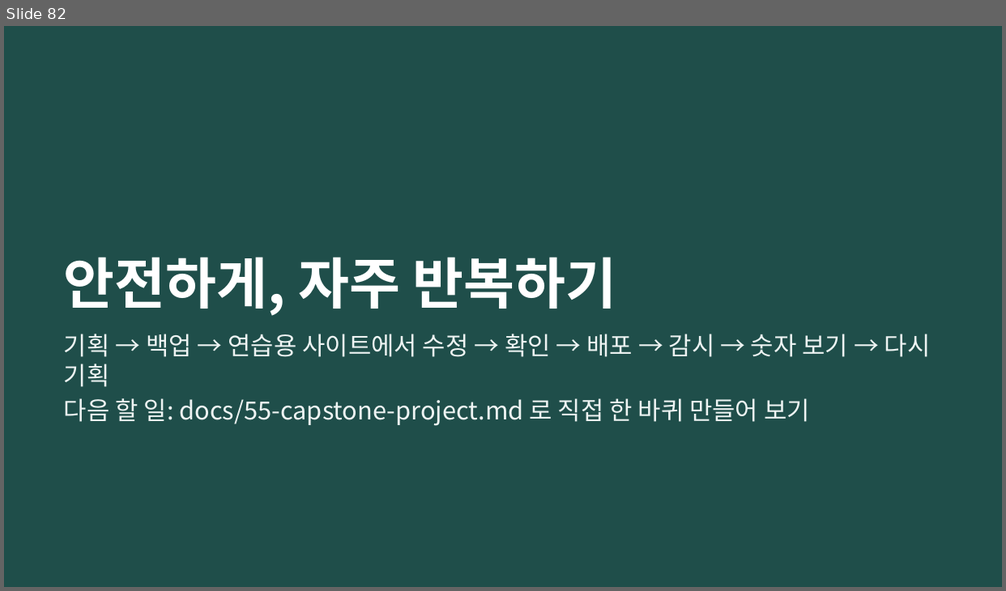
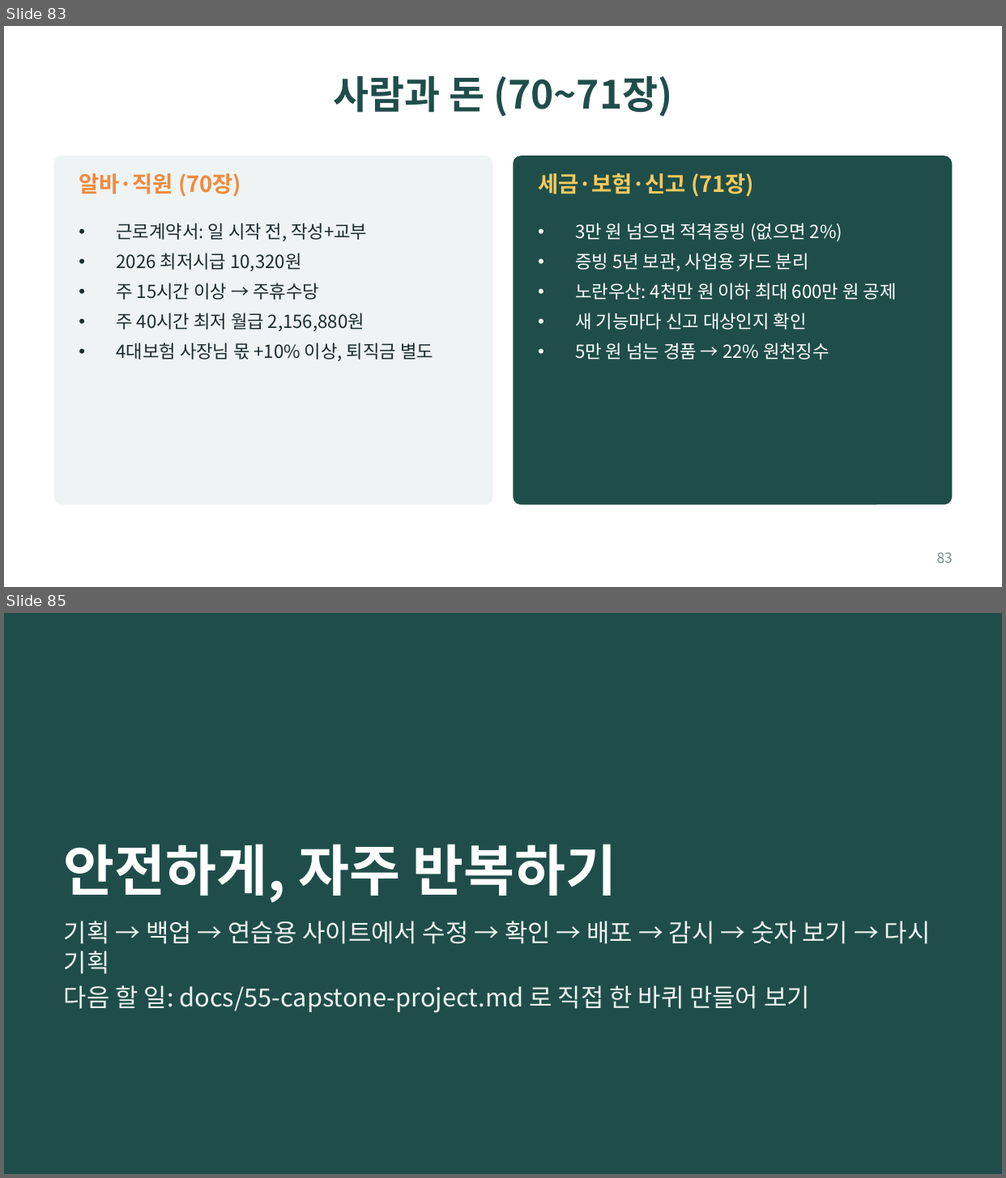
Before and after one commit to bincodin-ko/stanford-study, a slide deck: slides/internet-business-101.pptx. Shown one above the other, each under a label of ours: slide 82 before the commit, slides 83 and 85 after it; the slides between them are not shown. The pictures are 1006x591 and 1006x1178 pixels, drawn with LibreOffice and Linux fonts; fonts in the diff are those of the drawing. Boxes give left, top, right and bottom in pixels: in the first picture for what was removed or moved away, otherwise in the second. Text is boxed around its words. In the diff, an @@ line names an element or a change of style, - is before the commit and + after.

```diff
--- a/slides/internet-business-101.pptx
+++ b/slides/internet-business-101.pptx
@@ slide 83 added at [4,26,1002,587], background #FFFFFF @@
@@ title added at [333,76,672,117], 28 pt, text #1F4E4A, bold @@
+사람과 돈 (70~71장)
@@ rounded rectangle added at [54,156,493,505], fill #EEF4F3 @@
@@ rounded rectangle added at [513,156,952,505], fill #1F4E4A @@
@@ text added at [79,173,241,197], 16 pt, text #F08A3E, bold @@
+알바·직원 (70장)
@@ text added at [538,173,754,197], 16 pt, text #F4C95D, bold @@
+세금·보험·신고 (71장)
@@ text added at [117,223,433,361], 13 pt, text #1B2B2E @@
+• 근로계약서: 일 시작 전, 작성+교부
+• 2026 최저시급 10,320원
+• 주 15시간 이상 → 주휴수당
+• 주 40시간 최저 월급 2,156,880원
+• 4대보험 사장님 몫 +10% 이상, 퇴직금 별도
@@ text added at [575,223,897,360], 13 pt, text #FFFFFF @@
+• 3만 원 넘으면 적격증빙 (없으면 2%)
+• 증빙 5년 보관, 사업용 카드 분리
+• 노란우산: 4천만 원 이하 최대 600만 원 공제
+• 새 기능마다 신고 대상인지 확인
+• 5만 원 넘는 경품 → 22% 원천징수
@@ page number added at [937,552,953,563], 10 pt, text #7A8C8E @@
+83
@@ what was slide 82 is now slide 85 @@
```
Also in this commit, not shown: 2 other slides added, 23 other files.
